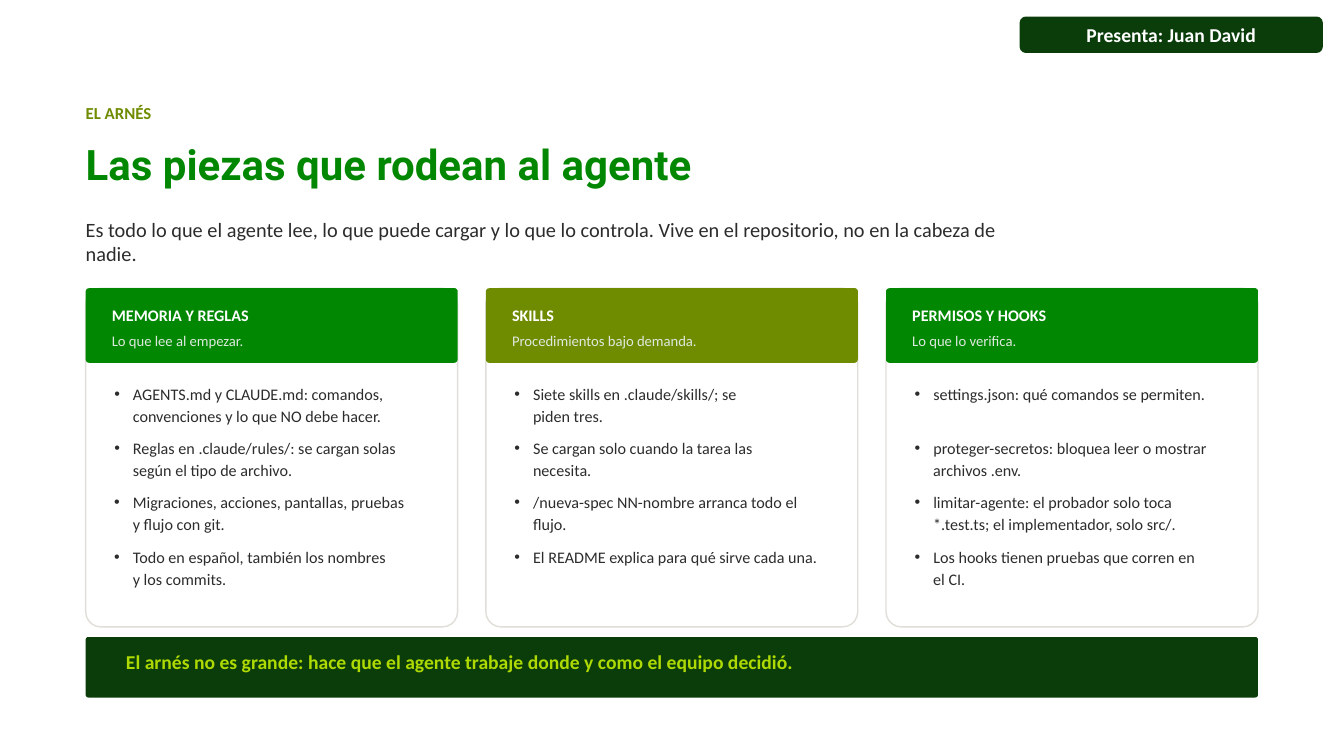
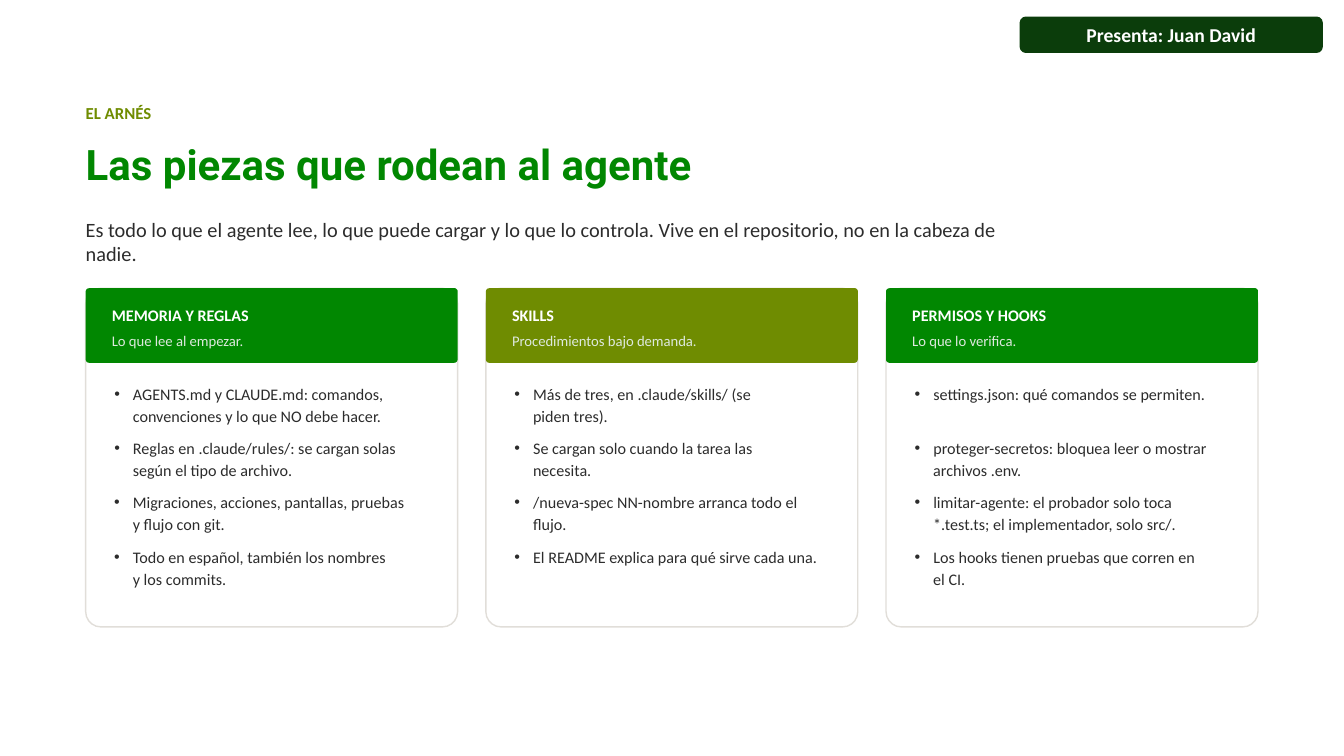
Before and after one commit to juandadevp/cuentasclaras, a slide deck: slide 3 of docs/Exposicion_Cuentas_Claras_con_responsables.pptx (slide 4 before the commit). Drawn at 1344x756 pixels with LibreOffice and Linux fonts; fonts in the diff are those of the drawing; background and template pictures are left out. Boxes give left, top, right and bottom in pixels: in the first picture for what was removed or moved away, otherwise in the second. Text is boxed around its words. In the diff, an @@ line names an element or a change of style, - is before the commit and + after.

```diff
--- a/docs/Exposicion_Cuentas_Claras_con_responsables.pptx
+++ b/docs/Exposicion_Cuentas_Claras_con_responsables.pptx
@@ text at box(533, 388, 751, 425): text changed @@
-• Siete skills en .claude/skills/; se piden tres.
+• Más de tres, en .claude/skills/ (se piden tres).
@@ freeform shape removed at box(86, 637, 1258, 698) @@
@@ text removed at box(126, 655, 793, 673) @@
-El arnés no es grande: hace que el agente trabaje donde y como el equipo decidió.
```
Also in this commit, not shown: 4 other slides changed, 2 slides added, 1 slide removed, 1 other file.
